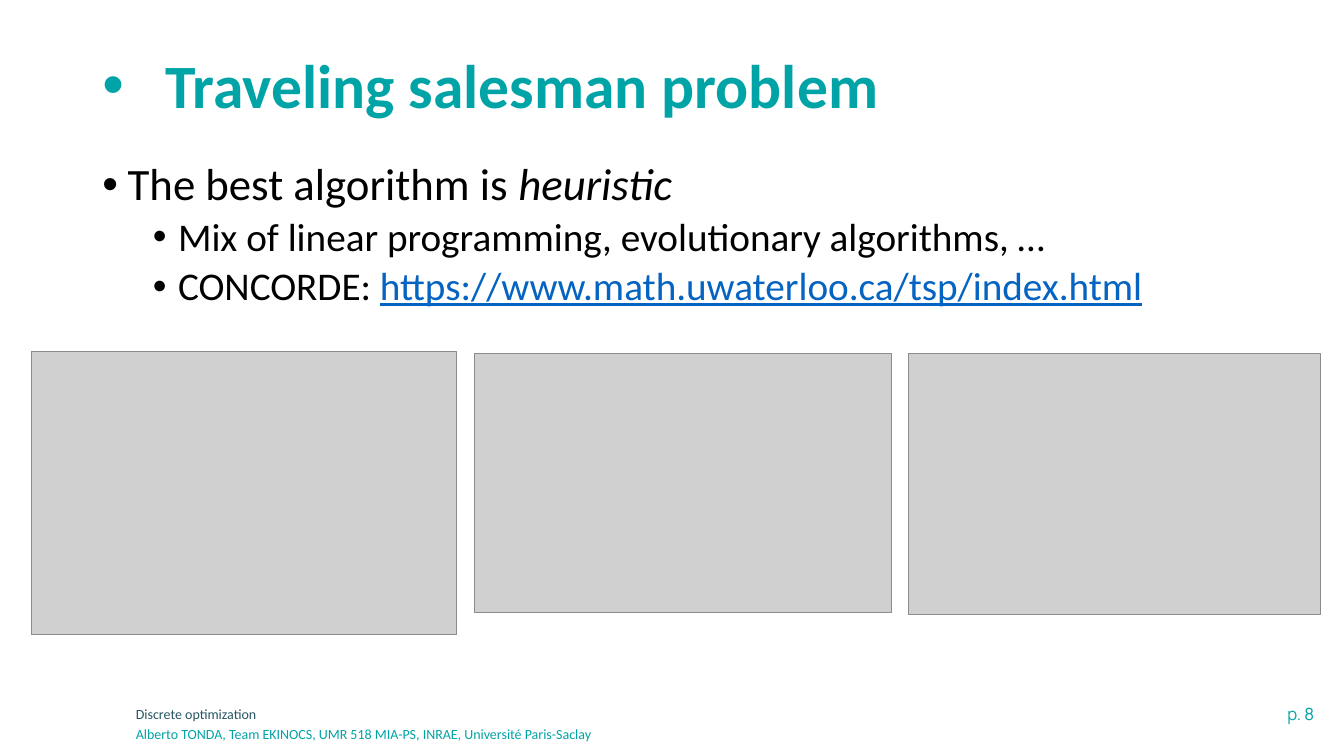
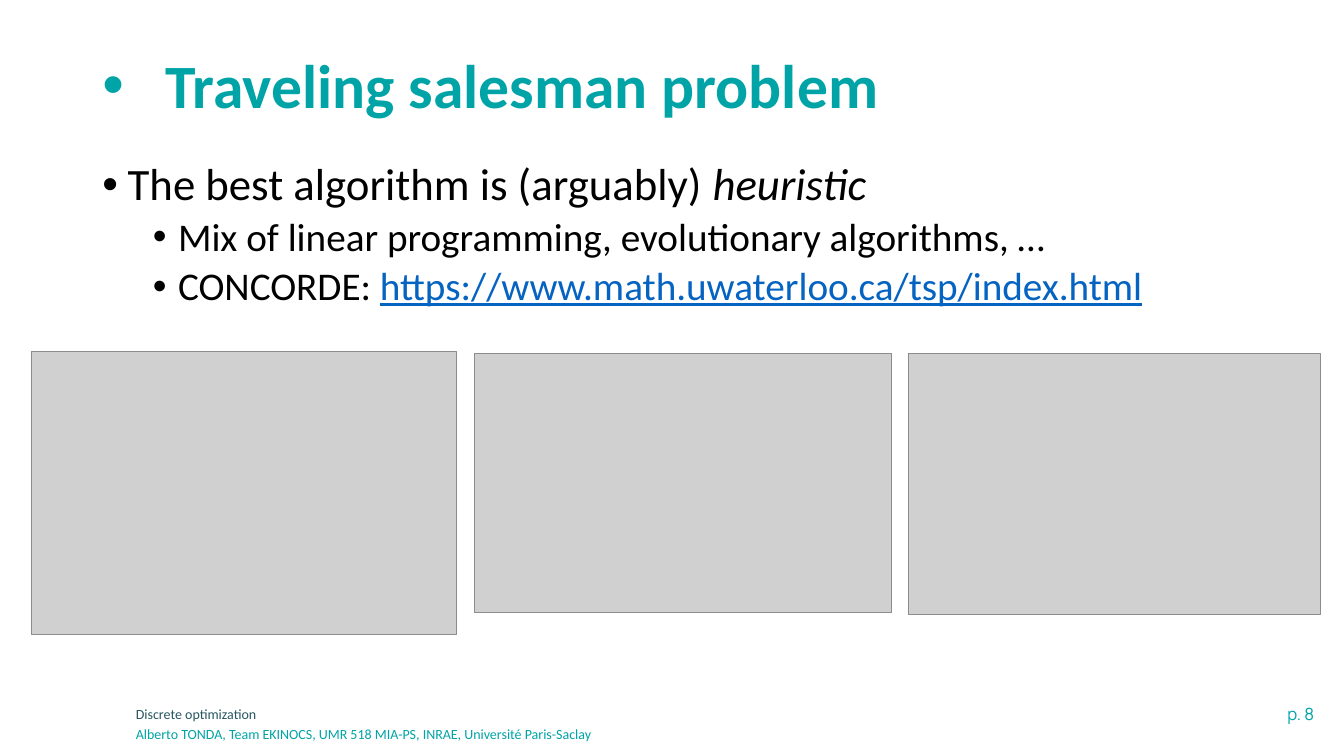
Before and after one commit to albertotonda/teaching, a slide deck: slide 8 of optimization-methods-for-artificial-intelligence/optimization-discrete.pptx. Drawn at 1344x756 pixels with LibreOffice and Linux fonts; fonts in the diff are those of the drawing; grey boxes stand for pictures; background and template pictures are left out. Boxes give left, top, right and bottom in pixels: in the first picture for what was removed or moved away, otherwise in the second. Text is boxed around its words. In the diff, an @@ line names an element or a change of style, - is before the commit and + after.

```diff
--- a/optimization-methods-for-artificial-intelligence/optimization-discrete.pptx
+++ b/optimization-methods-for-artificial-intelligence/optimization-discrete.pptx
@@ text at bbox=[128, 167, 867, 208]: text changed @@
-• The best algorithm is heuristic
+• The best algorithm is (arguably) heuristic
```
Also in this commit, not shown: 3 other slides changed, 1 other file.
